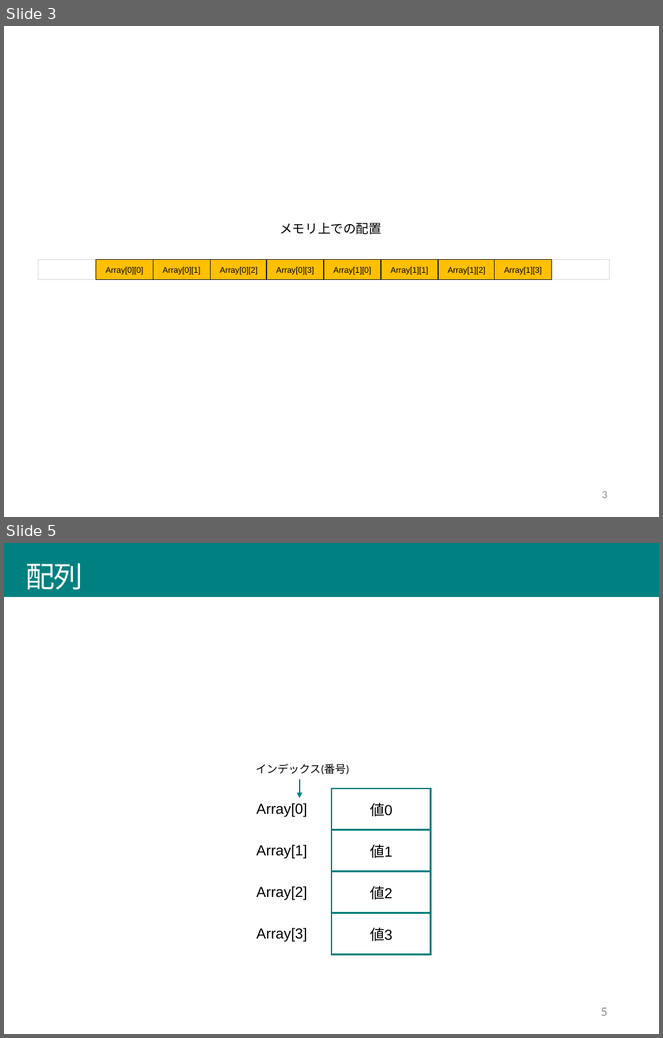
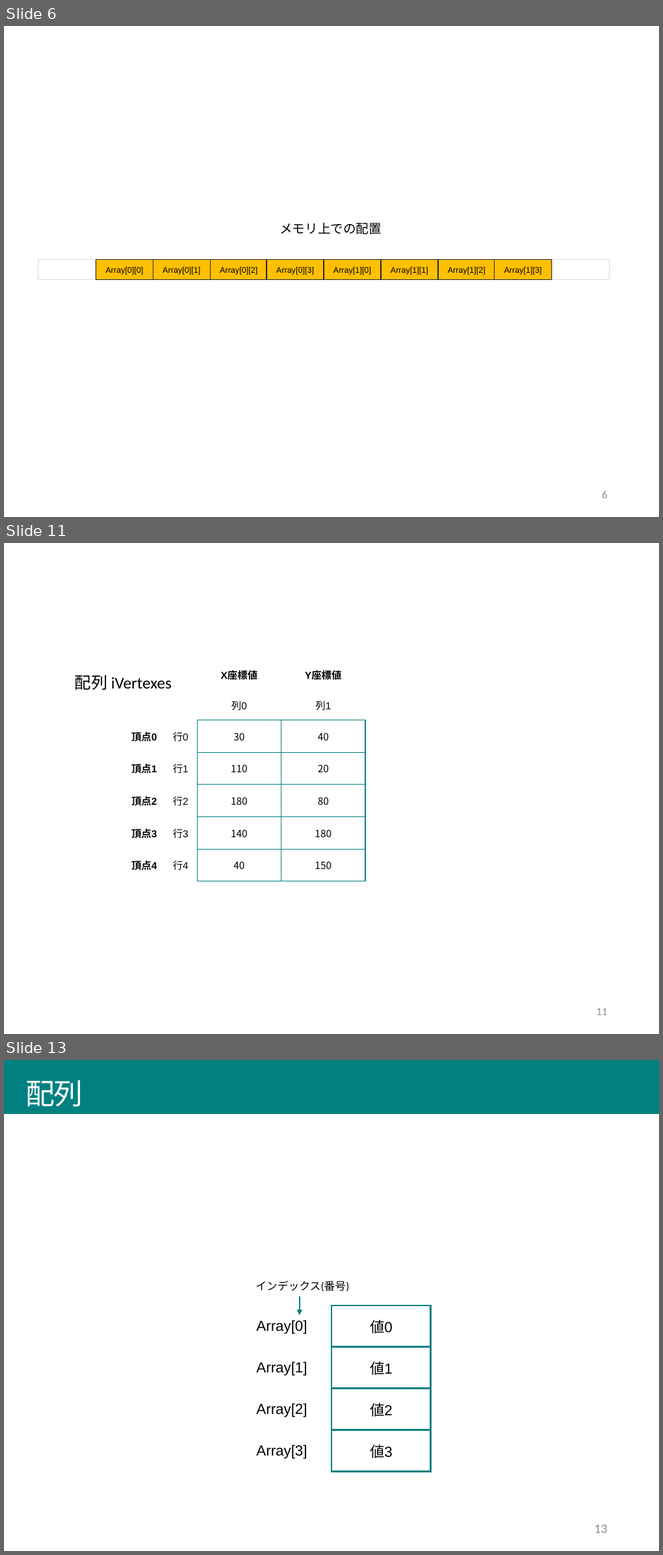
Before and after one commit to afukushimagit/afukushimagit.github.io, a slide deck: images/array/sozai.pptx. Shown one above the other, each under a label of ours: slides 3 and 5 before the commit, slides 6, 11 and 13 after it; the slides between them are not shown. The pictures are 663x1038 and 663x1555 pixels, drawn with LibreOffice and Linux fonts; fonts in the diff are those of the drawing. Boxes give left, top, right and bottom in pixels: in the first picture for what was removed or moved away, otherwise in the second. Text is boxed around its words. In the diff, an @@ line names an element or a change of style, - is before the commit and + after.

```diff
--- a/images/array/sozai.pptx
+++ b/images/array/sozai.pptx
@@ slide 11 added at bbox=[4, 543, 659, 1034], background #FFFFFF @@
@@ table added at bbox=[124, 659, 365, 873], 7 rows, 4 columns @@
+ |  | X座標値 | Y座標値
+ |  | 列0 | 列1
+頂点0 | 行0 | 30 | 40
+頂点1 | 行1 | 110 | 20
+頂点2 | 行2 | 180 | 80
+頂点3 | 行3 | 140 | 180
+頂点4 | 行4 | 40 | 150
@@ text added at bbox=[75, 675, 172, 690], 18 pt, text #000000 @@
+配列 iVertexes
@@ page number added at bbox=[597, 1008, 608, 1016], 12 pt, text #8C8C8C @@
+11
@@ what was slide 3 is now slide 6 @@
@@ page number at bbox=[602, 491, 607, 499]: text changed @@
-3
+6
@@ what was slide 5 is now slide 13 @@
@@ page number at bbox=[595, 1525, 608, 1533]: text changed @@
-5
+13
```
Also in this commit, not shown: 1 slide changed, 7 other slides added, 32 other files.
